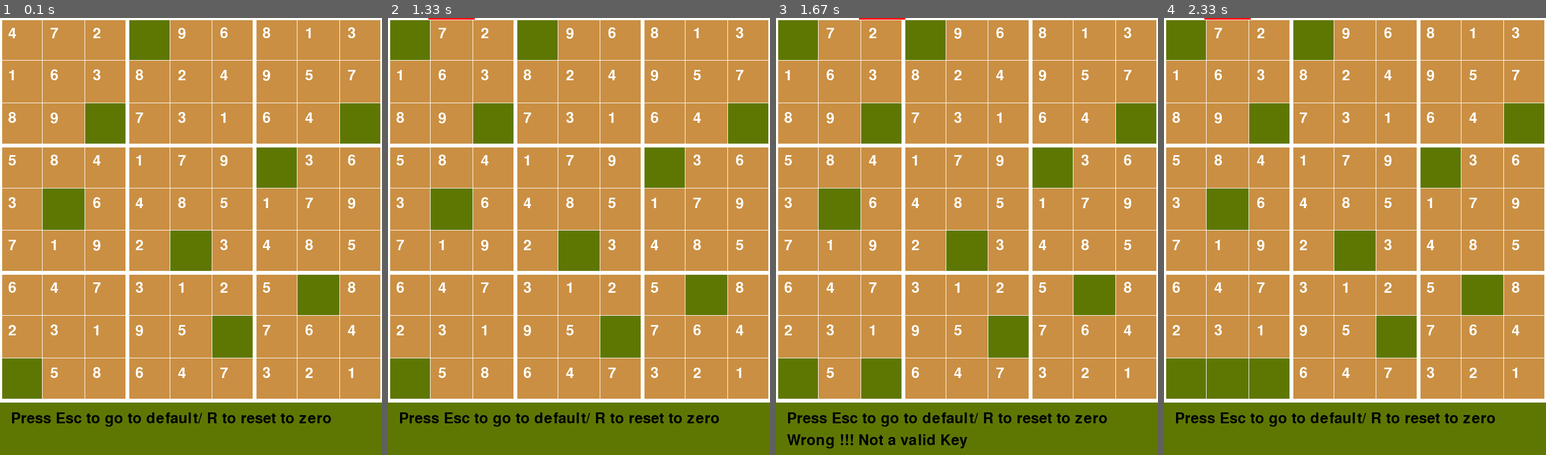
Above: before the commit, frames 1-4 (left to right).
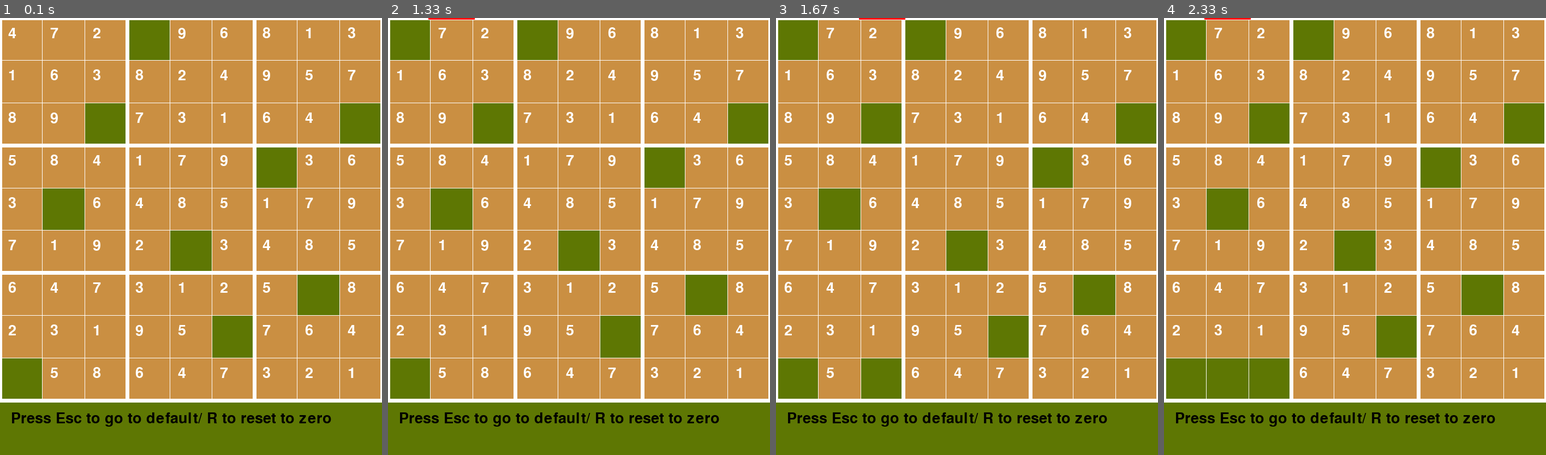
Above: after the commit, the same moments.

Repository: KilamRuhdam01/Sudoku_Checker
Game: pygame game, started from pygame1.py
Two runs of this game, one before a commit and one after it. Both use one fixed random seed, a clock stepped at 60 frames per second and the inputs below.
Inputs:
- Up to frame 1 (0.1 s): no input
- Up to frame 2 (1.33 s): tap 1 at 0.33 s; hold Right 0.67-1.13 s; hold Up from 1.17 s (still down)
- Up to frame 3 (1.67 s): release Up at 1.47 s; hold Right from 1.5 s (still down); tap 4 at 1.65 s
- Up to frame 4 (2.33 s): release Right at 1.97 s; hold Left from 2 s (still down); tap 9 at 2.15 s

Frames 1-2 are identical in both runs. In frame 3, 0.5% of the frame differs, in the area x 2-51%, y 95-99%; in frame 4, nothing differs.

Commit message:
Edited out unecessary fields

Diff:
--- a/pygame1.py
+++ b/pygame1.py
@@ -91,13 +91,6 @@
 	text1 = font1.render(str(val), 1, (193, 204, 137))
 	screen.blit(text1, (x * dif + 15, y * dif + 15))
 
-# Raise error when wrong value entered
-def raise_error1():
-	text1 = font1.render("WRONG !!!", 1, (0, 0, 0))
-	screen.blit(text1, (20, 70))
-def raise_error2():
-	text1 = font1.render("Wrong !!! Not a valid Key", 1, (0, 0, 0))
-	screen.blit(text1, (20, 760))
 
 # Check if the value entered in board is valid
 def valid(m, i, j, val):
@@ -221,11 +214,10 @@
 			flag1 = 0
 		else:
 			grid[int(x)][int(y)]= 0
-			raise_error2()
+
 		val = 0
 
-	if error == 1:
-		raise_error1()
+
 
 	draw_and_fill()
 	if flag1 == 1:
Empty file added: pygamefunc.py
